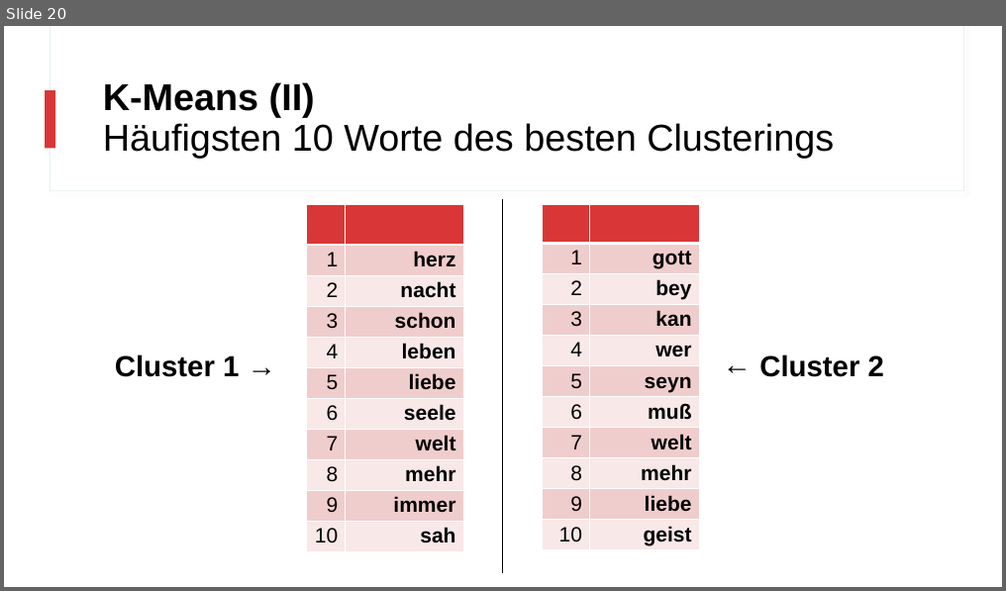
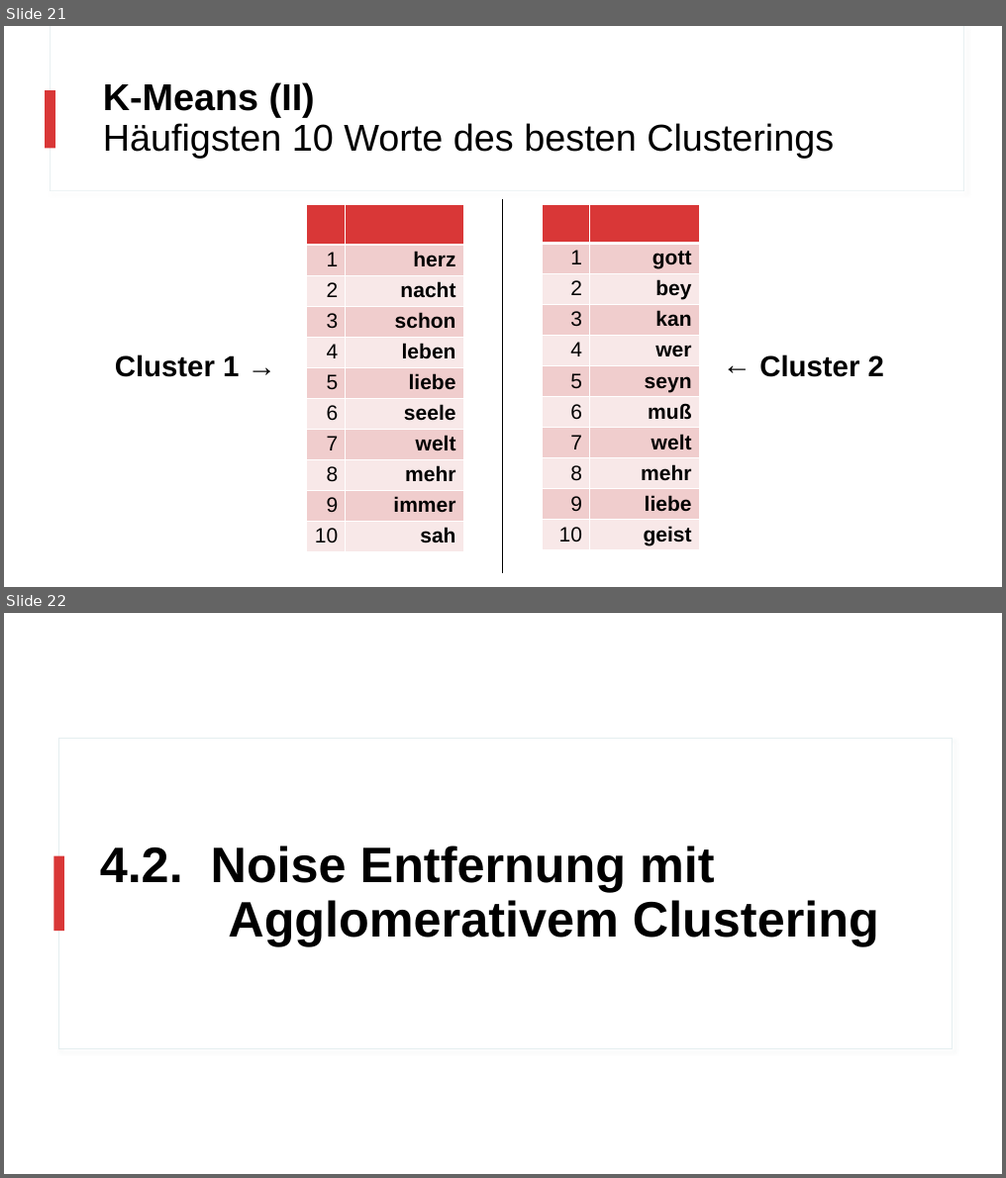
Before and after one commit to realjanpaulus/clusterpoems, a slide deck: literature & presentation/clustering_presentation.pptx. Shown one above the other, each under a label of ours: slide 20 before the commit, slides 21 and 22 after it. The pictures are 1006x591 and 1006x1178 pixels, drawn with LibreOffice and Linux fonts; fonts in the diff are those of the drawing. Boxes give left, top, right and bottom in pixels: in the first picture for what was removed or moved away, otherwise in the second. Text is boxed around its words. In the diff, an @@ line names an element or a change of style, - is before the commit and + after.

```diff
--- a/literature & presentation/clustering_presentation.pptx
+++ b/literature & presentation/clustering_presentation.pptx
@@ slide 22 added at (x1=4, y1=613, x2=1002, y2=1174), background #FFFFFF @@
@@ rectangle added at (x1=58, y1=739, x2=952, y2=1050), fill #FFFFFF, outline #E5EEF0 1 pt @@
@@ title added at (x1=100, y1=846, x2=879, y2=947), 48 pt, text #000000, bold @@
+4.2. Noise Entfernung mit
+Agglomerativem Clustering
@@ rectangle added at (x1=54, y1=857, x2=64, y2=931), fill #D93737 @@
@@ what was slide 20 is now slide 21 @@
```
Also in this commit, not shown: 7 slides changed, 4 other slides added, 3 slides removed, 24 other files.
